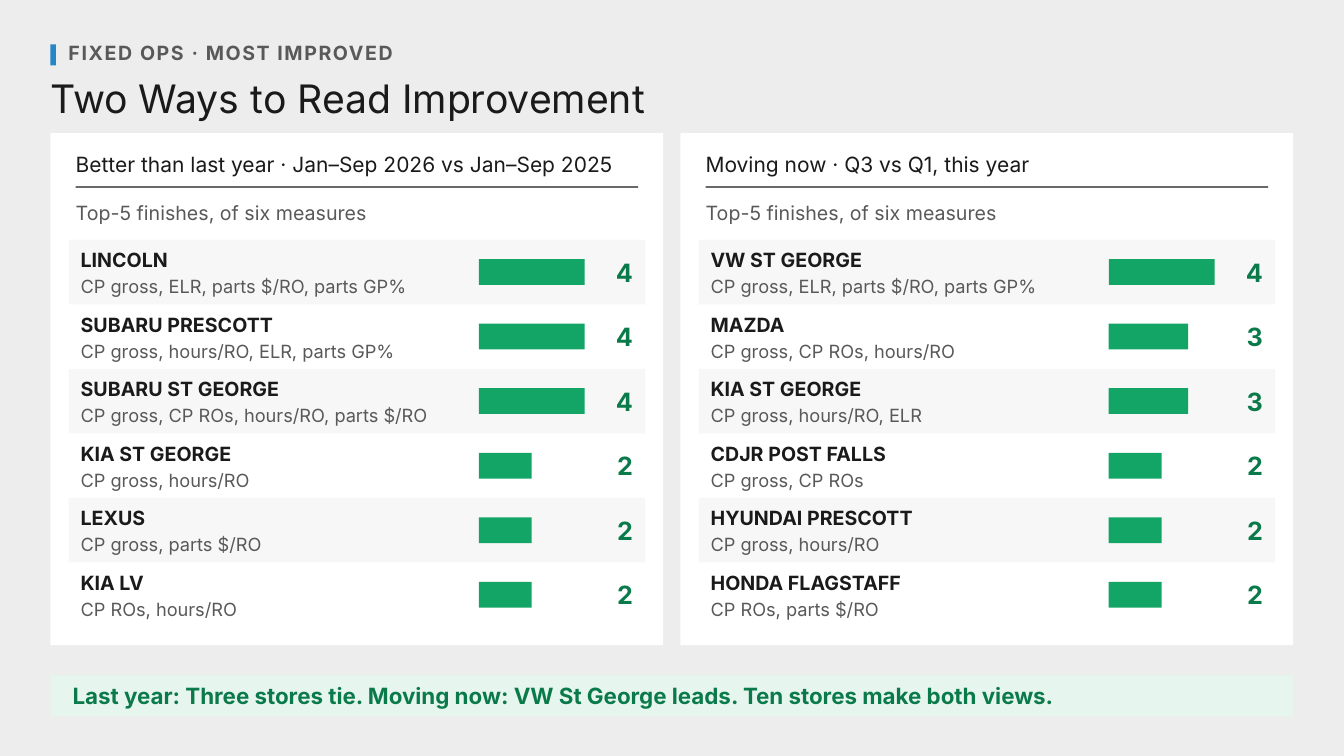
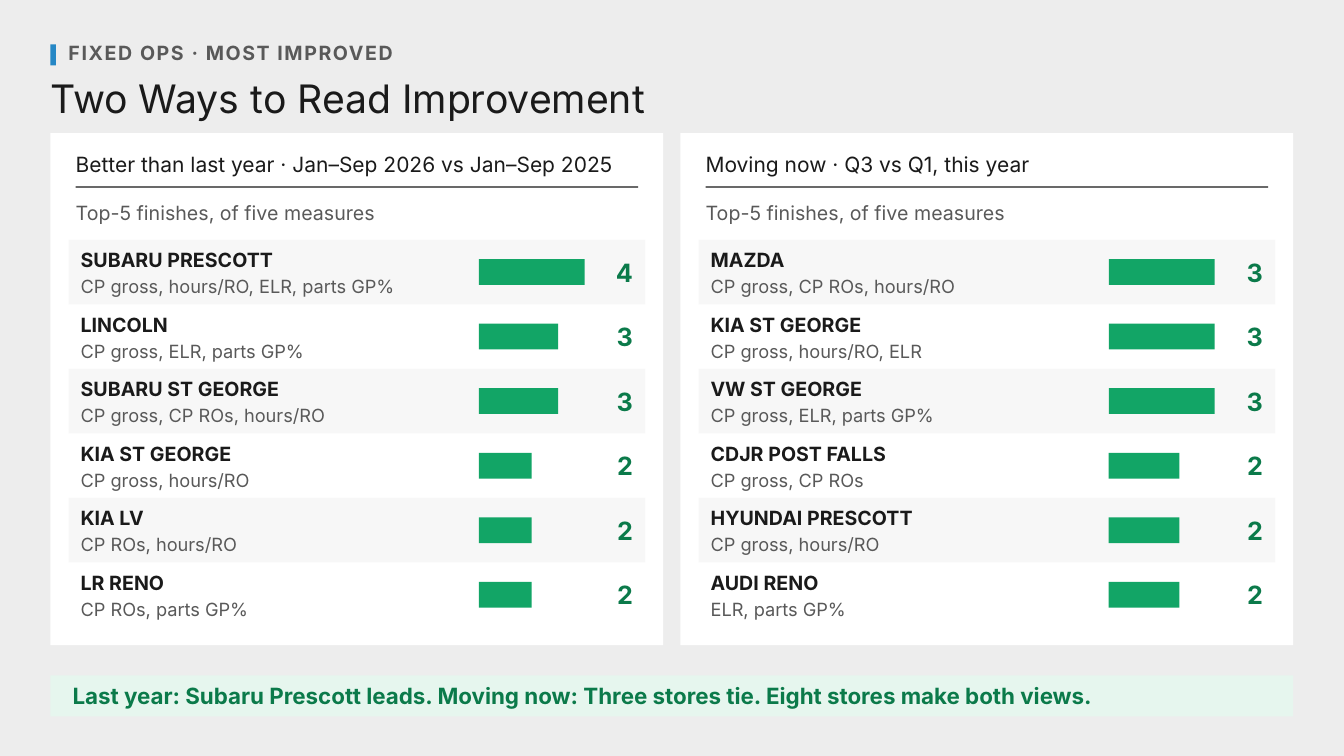
Before and after one commit to Ndresner/Noah, a slide deck: slide 9 of day2-deck/decks/Most Improved v2 - Review.pptx. Drawn at 1344x756 pixels with LibreOffice and Linux fonts; fonts in the diff are those of the drawing. Boxes give left, top, right and bottom in pixels: in the first picture for what was removed or moved away, otherwise in the second. Text is boxed around its words. In the diff, an @@ line names an element or a change of style, - is before the commit and + after.

```diff
--- a/day2-deck/decks/Most Improved v2 - Review.pptx
+++ b/day2-deck/decks/Most Improved v2 - Review.pptx
@@ text at box(76, 205, 375, 224): text changed @@
-Top-5 finishes, of six measures
+Top-5 finishes, of five measures
@@ text at box(706, 205, 1005, 224): text changed @@
-Top-5 finishes, of six measures
+Top-5 finishes, of five measures
@@ 3 texts: place and size @@
-3 texts at box(81, 317, 785, 590)
+3 texts at box(81, 252, 785, 525)
@@ text at box(1247, 263, 1263, 283): text changed @@
-4
+3
@@ text at box(81, 279, 394, 297): text changed @@
-CP gross, ELR, parts $/RO, parts GP%
+CP gross, hours/RO, ELR, parts GP%
@@ text at box(711, 279, 955, 297): text changed @@
-CP gross, ELR, parts $/RO, parts GP%
+CP gross, CP ROs, hours/RO
@@ text "LINCOLN": place and size @@
-text "LINCOLN" at box(81, 252, 168, 267)
+text "LINCOLN" at box(81, 317, 168, 332)
@@ rectangle: place and size @@
-rectangle at box(479, 324, 585, 350)
+rectangle at box(479, 324, 559, 350)
@@ text at box(617, 327, 633, 347): text changed @@
-4
+3
@@ text at box(711, 317, 861, 333): text changed @@
-VW ST GEORGE
+KIA ST GEORGE
@@ rectangle: place and size @@
-rectangle at box(1109, 324, 1189, 350)
+rectangle at box(1109, 324, 1215, 350)
@@ text at box(81, 344, 304, 362): text changed @@
-CP gross, hours/RO, ELR, parts GP%
+CP gross, ELR, parts GP%
@@ text at box(711, 344, 922, 362): text changed @@
-CP gross, CP ROs, hours/RO
+CP gross, hours/RO, ELR
@@ rectangle: place and size @@
-rectangle at box(479, 388, 585, 414)
+rectangle at box(479, 388, 559, 414)
@@ text at box(711, 381, 862, 397): text changed @@
-KIA ST GEORGE
+VW ST GEORGE
@@ rectangle: place and size @@
-rectangle at box(1109, 388, 1189, 414)
+rectangle at box(1109, 388, 1215, 414)
@@ text at box(81, 408, 325, 426): text changed @@
-CP gross, CP ROs, hours/RO, parts $/RO
+CP gross, CP ROs, hours/RO
@@ text at box(617, 392, 633, 412): text changed @@
-4
+3
@@ text at box(711, 408, 934, 426): text changed @@
-CP gross, hours/RO, ELR
+CP gross, ELR, parts GP%
@@ rectangle: place and size @@
-rectangle at box(1109, 453, 1163, 479)
+rectangle at box(1109, 453, 1180, 479)
@@ text at box(81, 537, 237, 554): text changed @@
-CP gross, parts $/RO
+CP ROs, hours/RO
@@ text removed at box(81, 510, 146, 525) @@
-LEXUS
@@ rectangle: place and size @@
-rectangle at box(1109, 517, 1163, 543)
+rectangle at box(1109, 517, 1180, 543)
@@ text added at box(81, 575, 164, 590), 14 pt, text #1A1A1A, bold @@
+LR RENO
@@ text at box(711, 575, 819, 590): text changed @@
-HONDA FLAGSTAFF
+AUDI RENO
@@ rectangle: place and size @@
-rectangle at box(1109, 582, 1163, 608)
+rectangle at box(1109, 582, 1180, 608)
@@ text at box(81, 602, 248, 620): text changed @@
-CP ROs, hours/RO
+CP ROs, parts GP%
@@ text at box(711, 602, 846, 620): text changed @@
-CP ROs, parts $/RO
+ELR, parts GP%
@@ text at box(73, 687, 1091, 709): text changed @@
-Last year: Three stores tie. Moving now: VW St George leads. Ten stores make both views.
+Last year: Subaru Prescott leads. Moving now: Three stores tie. Eight stores make both views.
```
Also in this commit, not shown: 2 other slides changed, 11 other files.
